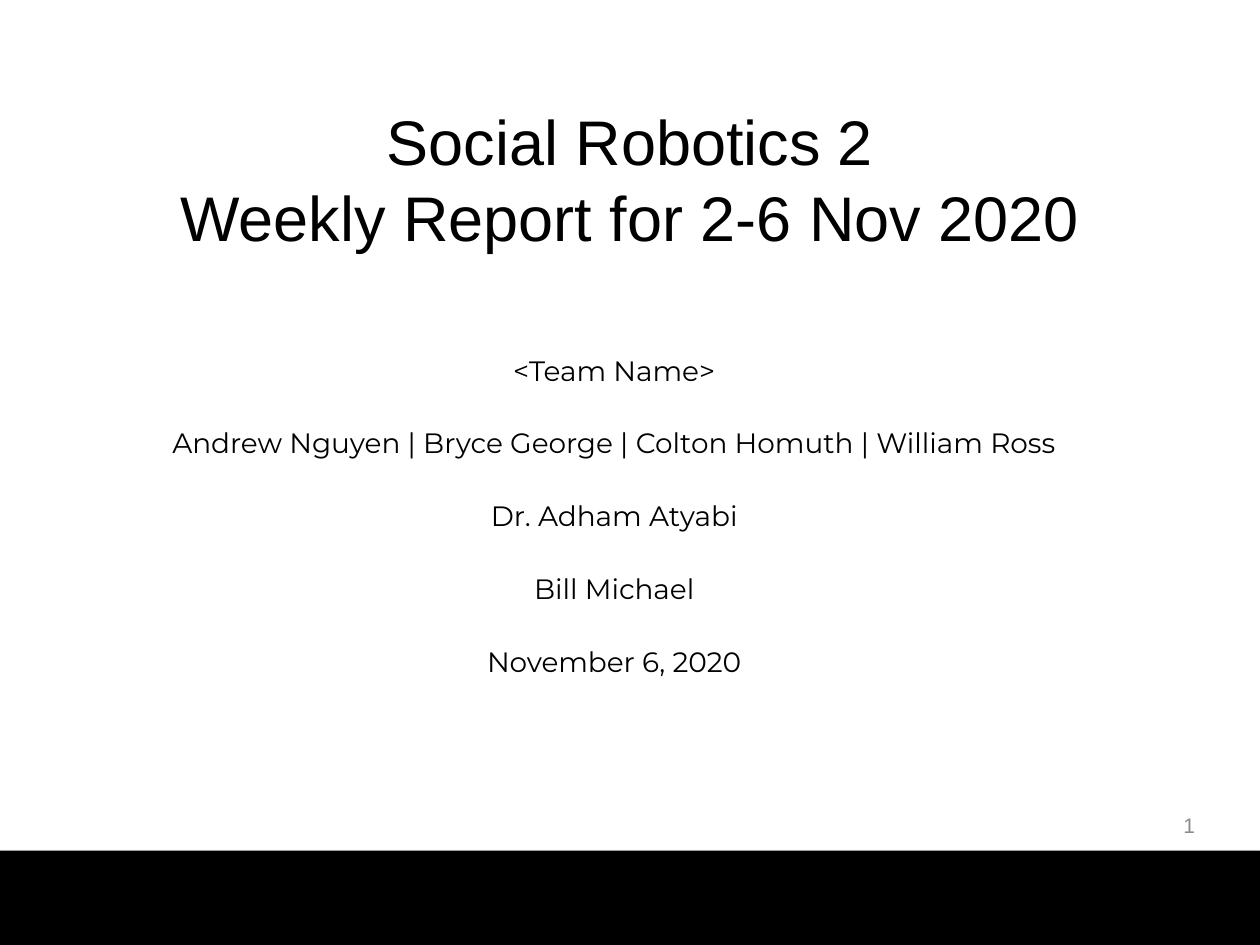
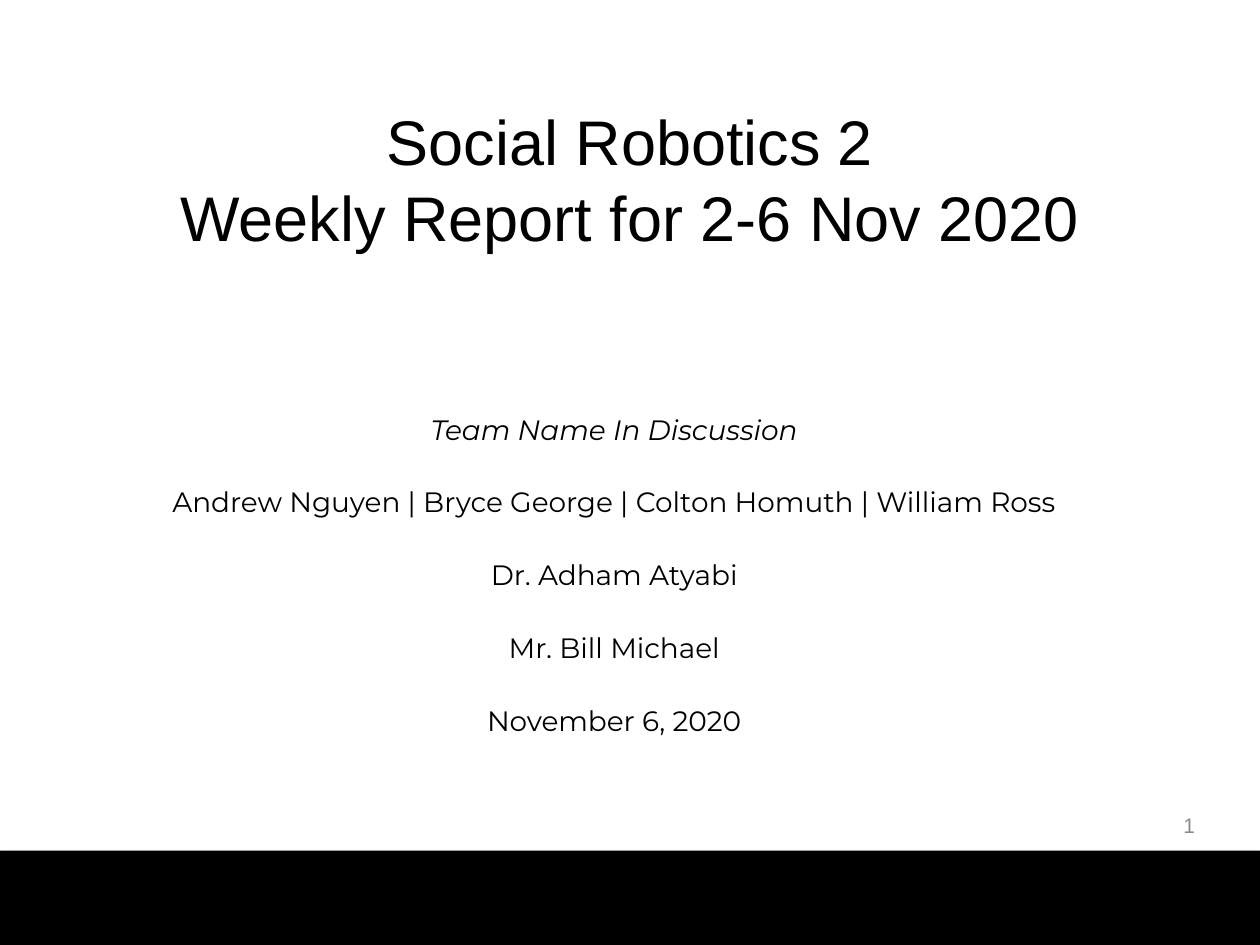
Before and after one commit to bg719/UCCS-Social-Robotics, a slide deck: slide 1 of docs/WeeklyUpdates/WeeklyUpdate_Nov2-6.pptx. Drawn at 1260x945 pixels with LibreOffice and Linux fonts; fonts in the diff are those of the drawing; background and template pictures are left out. Boxes give left, top, right and bottom in pixels: in the first picture for what was removed or moved away, otherwise in the second. Text is boxed around its words. In the diff, an @@ line names an element or a change of style, - is before the commit and + after.

Commit message:
revise: updates to Weekly Report

```diff
--- a/docs/WeeklyUpdates/WeeklyUpdate_Nov2-6.pptx
+++ b/docs/WeeklyUpdates/WeeklyUpdate_Nov2-6.pptx
@@ text at <box>431,419,798,440</box>: text changed; italic on @@
-<Team Name>
+Team Name In Discussion
@@ text at <box>509,637,719,658</box>: text changed @@
-Bill Michael
+Mr. Bill Michael
```
